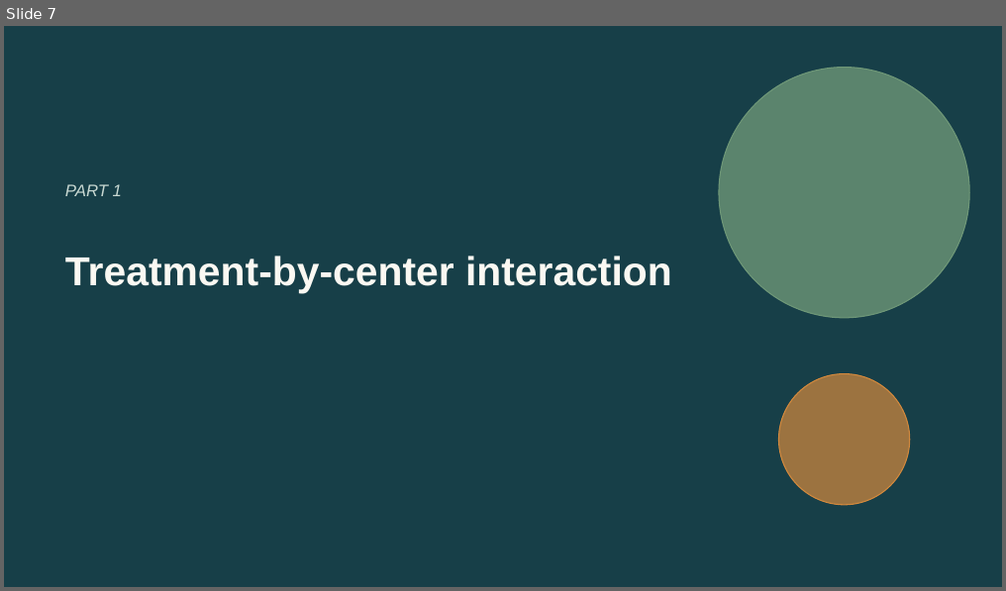
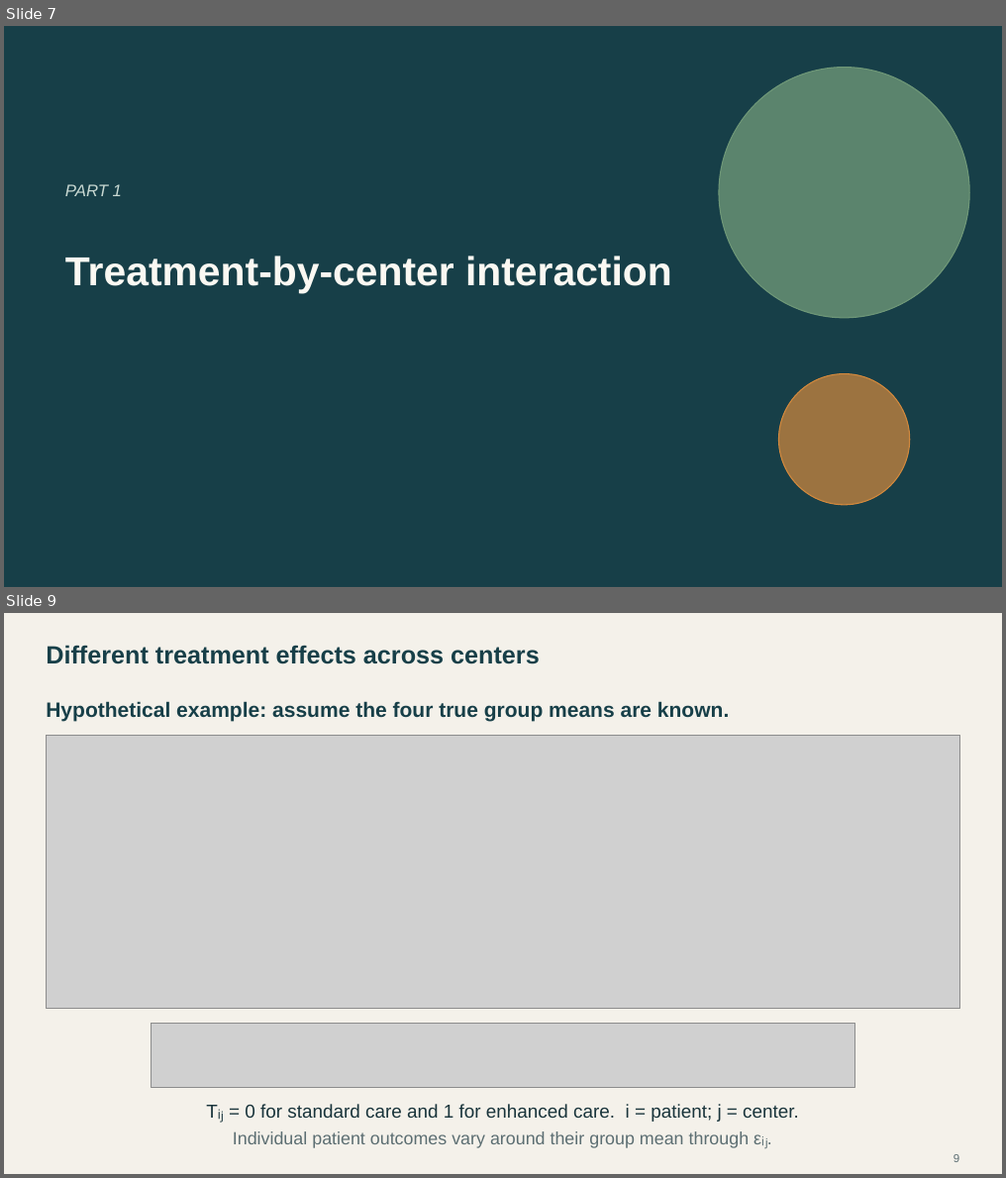
Before and after one commit to Postmus/BeyondMLR, a slide deck: lectures_2627/week2/Beyond_MLR_Week_2.pptx. Shown one above the other, each under a label of ours: slide 7 before the commit, slides 7 and 9 after it; the slides between them are not shown. The pictures are 1006x591 and 1006x1178 pixels, drawn with LibreOffice and Linux fonts; fonts in the diff are those of the drawing; grey boxes stand for pictures. Boxes give left, top, right and bottom in pixels: in the first picture for what was removed or moved away, otherwise in the second. Text is boxed around its words. In the diff, an @@ line names an element or a change of style, - is before the commit and + after.

```diff
--- a/lectures_2627/week2/Beyond_MLR_Week_2.pptx
+++ b/lectures_2627/week2/Beyond_MLR_Week_2.pptx
@@ slide 9 added at bbox=[4, 613, 1002, 1174], background #F4F1EA @@
@@ text added at bbox=[46, 645, 540, 664], 24 pt, text #173F48, bold @@
+Different treatment effects across centers
@@ text added at bbox=[46, 701, 729, 722], 20 pt, text #173F48, bold @@
+Hypothetical example: assume the four true group means are known.
@@ picture added at bbox=[46, 735, 960, 1008] @@
@@ picture added at bbox=[151, 1023, 855, 1087] @@
@@ text added at bbox=[245, 1104, 799, 1123], 18 pt, text #19343B @@
+Tᵢⱼ = 0 for standard care and 1 for enhanced care. i = patient; j = center.
@@ text added at bbox=[233, 1132, 749, 1149], 17 pt, text #5C6E72 @@
+Individual patient outcomes vary around their group mean through εᵢⱼ.
@@ page number added at bbox=[953, 1155, 959, 1162], 11 pt, text #5C6E72 @@
+9
```
Also in this commit, not shown: 2 slides changed, 12 other slides added, 12 slides removed, 32 other files.
